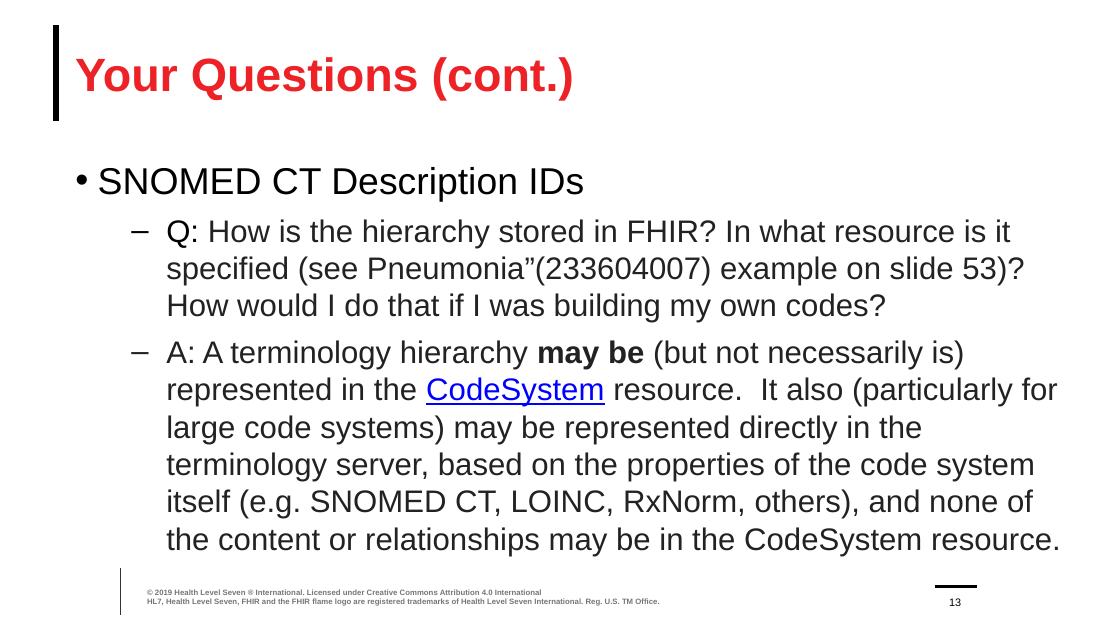
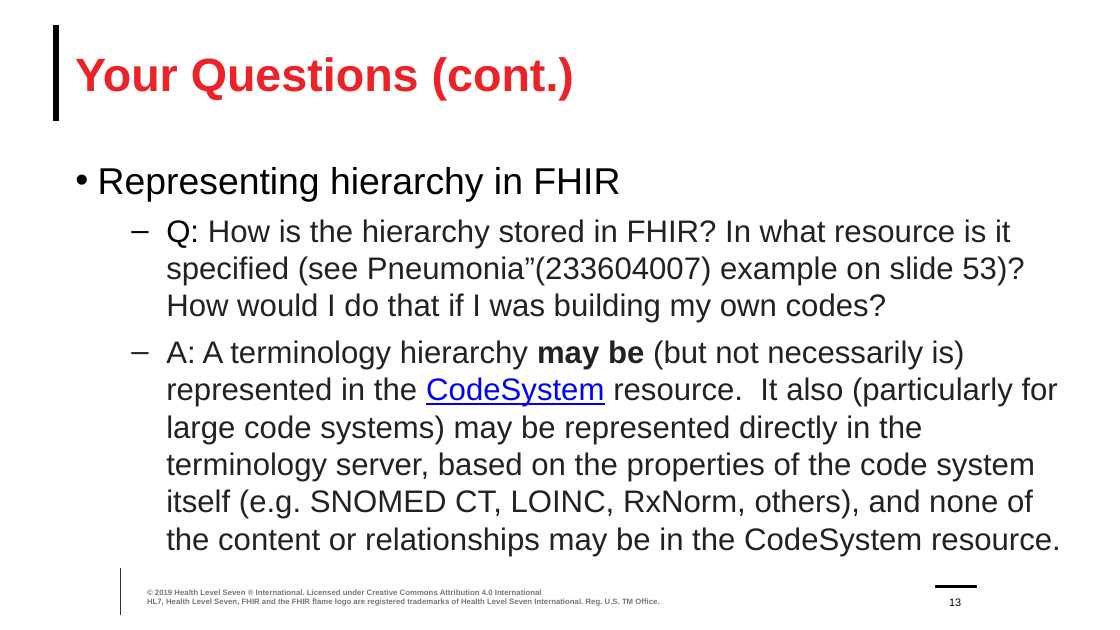
Before and after one commit to FHIR/documents, a slide deck: slide 13 of presentations/2024-04 Webinars/FHIR-Terminology-Part-3-2024-04-25.pptx. Drawn at 1120x630 pixels with LibreOffice and Linux fonts; fonts in the diff are those of the drawing; background and template pictures are left out. Boxes give left, top, right and bottom in pixels: in the first picture for what was removed or moved away, otherwise in the second. Text is boxed around its words. In the diff, an @@ line names an element or a change of style, - is before the commit and + after.

```diff
--- a/presentations/2024-04 Webinars/FHIR-Terminology-Part-3-2024-04-25.pptx
+++ b/presentations/2024-04 Webinars/FHIR-Terminology-Part-3-2024-04-25.pptx
@@ text at (98,167,620,201): text changed @@
-• SNOMED CT Description IDs
+• Representing hierarchy in FHIR
```
Also in this commit, not shown: 2 other slides changed.
